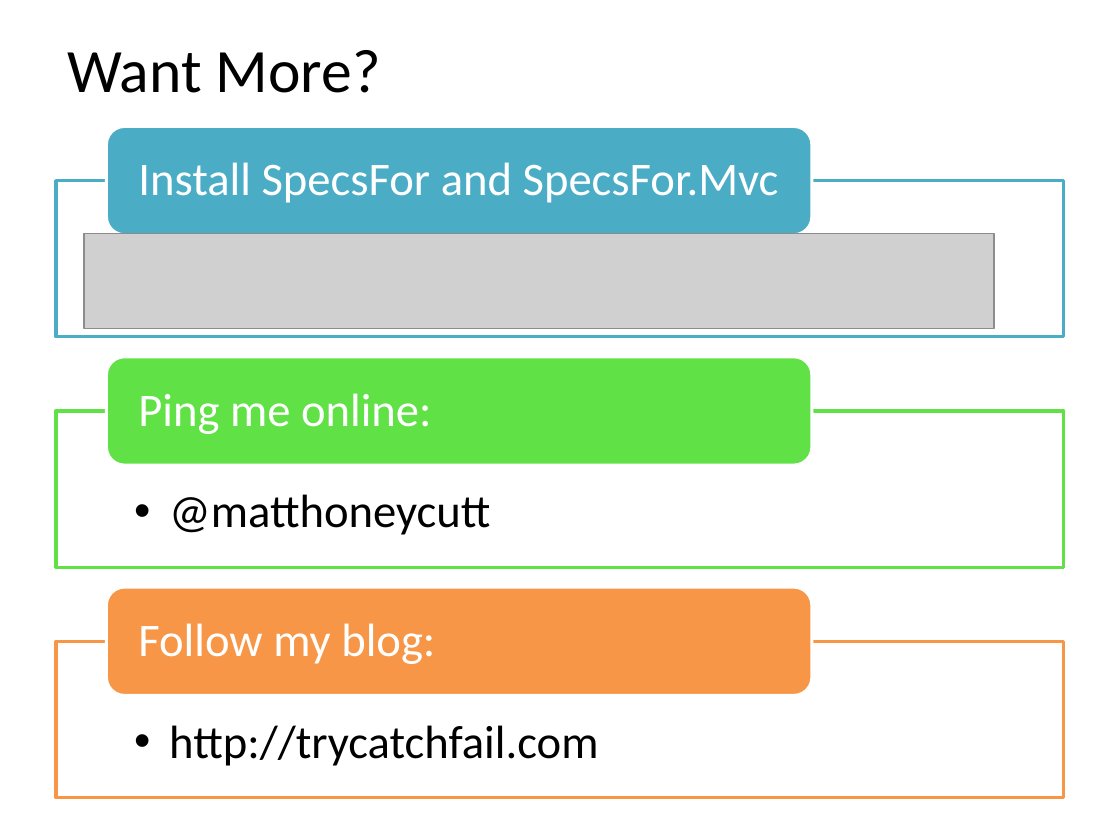
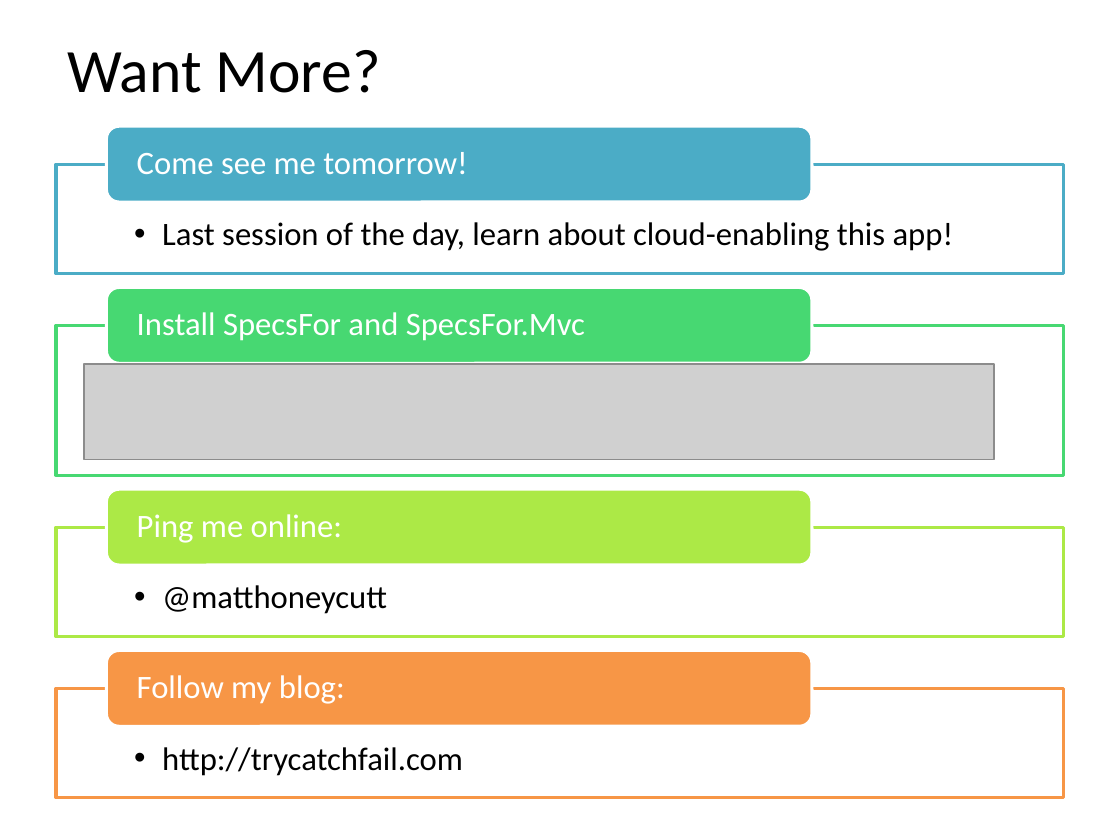
Before and after one commit to MattHoneycutt/Presentations, a slide deck: slide 19 of TestingEverythingForASPNETMVCApplications/Presentation.pptx (slide 20 before the commit). Drawn at 1120x840 pixels with LibreOffice and Linux fonts; fonts in the diff are those of the drawing; grey boxes stand for pictures. Boxes give left, top, right and bottom in pixels: in the first picture for what was removed or moved away, otherwise in the second. Text is boxed around its words. In the diff, an @@ line names an element or a change of style, - is before the commit and + after.

```diff
--- a/TestingEverythingForASPNETMVCApplications/Presentation.pptx
+++ b/TestingEverythingForASPNETMVCApplications/Presentation.pptx
@@ rounded rectangle: place and size @@
-rounded rectangle at bbox=[106, 127, 812, 235]
+rounded rectangle at bbox=[106, 127, 812, 203]
@@ rectangle: place and size @@
-rectangle at bbox=[56, 180, 1064, 337]
+rectangle at bbox=[56, 165, 1064, 274]
@@ rounded rectangle: place and size @@
-rounded rectangle at bbox=[106, 357, 812, 466]
+rounded rectangle at bbox=[106, 288, 812, 364]
@@ rounded rectangle at bbox=[106, 288, 812, 364]: fill #60E146 to #47D872 @@
@@ size 30 to 21 pt; less space between paragraphs in 3 elements at bbox=[137, 675, 345, 704], bbox=[137, 514, 342, 543], bbox=[137, 312, 585, 341] @@
@@ text "Install SpecsFor and SpecsFor.Mvc": place and size @@
-text "Install SpecsFor and SpecsFor.Mvc" at bbox=[138, 162, 779, 203]
+text "Install SpecsFor and SpecsFor.Mvc" at bbox=[137, 312, 585, 341]
@@ rectangle: place and size @@
-rectangle at bbox=[56, 411, 1064, 568]
+rectangle at bbox=[56, 326, 1064, 476]
@@ rectangle at bbox=[56, 326, 1064, 476]: outline #60E146 2 pt to #47D872 2 pt @@
@@ picture: place and size @@
-picture at bbox=[84, 233, 993, 328]
+picture at bbox=[84, 364, 993, 459]
@@ group added at bbox=[56, 152, 1064, 637]: 2 texts, 1 rectangle, 1 rounded rectangle @@
+  •• Last session of the day, learn about cloud-enabling this app!
+Come see me tomorrow!
@@ text "Ping me online:": place and size @@
-text "Ping me online:" at bbox=[138, 393, 432, 434]
+text "Ping me online:" at bbox=[137, 514, 342, 543]
@@ text "@matthoneycutt" at bbox=[162, 585, 387, 614]: size 30 to 21 pt; indent changed; less space between paragraphs @@
@@ text "@matthoneycutt": place and size @@
-text "@matthoneycutt" at bbox=[169, 494, 490, 535]
+text "@matthoneycutt" at bbox=[162, 585, 387, 614]
@@ rounded rectangle: place and size @@
-rounded rectangle at bbox=[106, 587, 812, 696]
+rounded rectangle at bbox=[106, 651, 812, 727]
@@ text "Follow my blog:": place and size @@
-text "Follow my blog:" at bbox=[138, 623, 435, 664]
+text "Follow my blog:" at bbox=[137, 675, 345, 704]
@@ text "http://trycatchfail.com": place and size @@
-text "http://trycatchfail.com" at bbox=[169, 725, 598, 766]
+text "http://trycatchfail.com" at bbox=[162, 747, 463, 776]
@@ text "http://trycatchfail.com" at bbox=[162, 747, 463, 776]: size 30 to 21 pt; indent changed; less space between paragraphs @@
@@ rectangle: place and size @@
-rectangle at bbox=[56, 642, 1064, 799]
+rectangle at bbox=[56, 689, 1064, 799]
```
Also in this commit, not shown: 1 other slide changed, 1 slide removed, 1 other file.
